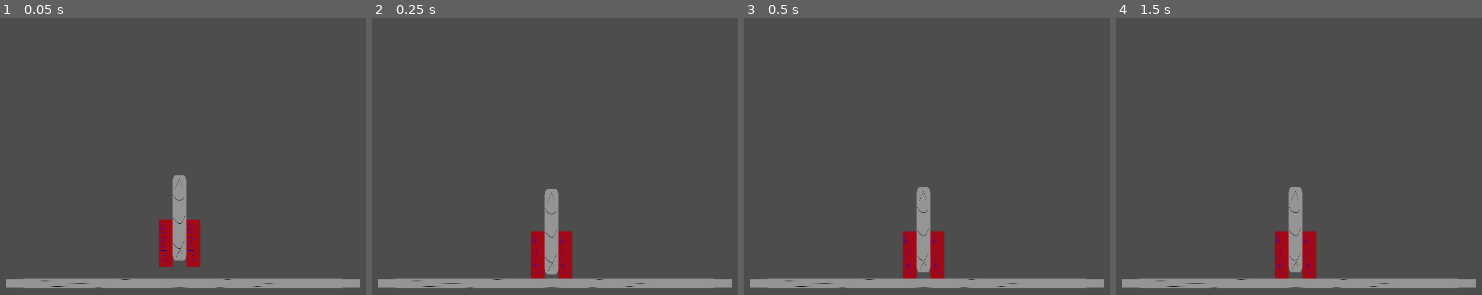
Above: before the commit, frames 1-4 (left to right).
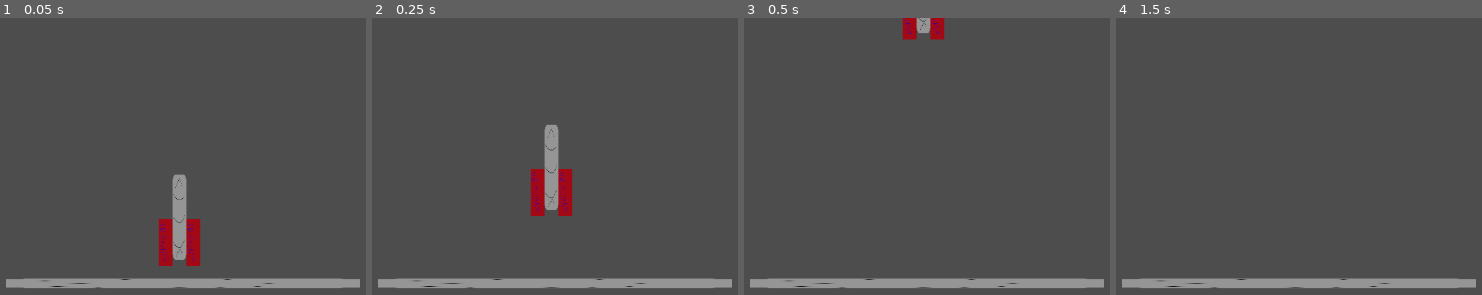
Above: after the commit, the same moments.

Repository: martin-danhier/to-the-moon
Game: Godot game, scene res://exploration.tscn
Two runs of this game, one before a commit and one after it. Both use one fixed random seed, a clock stepped at 60 frames per second and the inputs below.
Inputs:
- Up to frame 1 (0.05 s): no input
- Up to frame 2 (0.25 s): no input
- Up to frame 3 (0.5 s): no input
- Up to frame 4 (1.5 s): tap Enter at 1.25 s

The runs differ from the first frame. In frame 1, 0.3% of the frame differs, in the area x 43-55%, y 56-90%; in frame 2, 4.4%, in the area x 43-55%, y 38-95%; in frame 3, 3.2%; in frame 4, 2.5%.

Commit message:
THE ROCKET IS MOVING

Diff:
--- /dev/null
+++ b/RocketCrontroller.gd
@@ -0,0 +1,17 @@
+extends Node2D
+
+var thruster_left : RigidBody2D
+var thruster_right : RigidBody2D
+var body : RigidBody2D
+
+func _ready() -> void:
+	thruster_left = self.get_node("thruster_left")
+	thruster_right = self.get_node("thruster_right")
+	body = self.get_node("body_0")
+
+func _process(delta: float) -> void:
+	var impulse = Vector2.UP * 100.0;
+	print(body.transform.get_rotation())
+	impulse = impulse.rotated(body.transform.get_rotation())
+	thruster_left.apply_impulse(impulse)
+	thruster_right.apply_impulse(impulse)
--- a/exploration.tscn
+++ b/exploration.tscn
@@ -1,5 +1,6 @@
-[gd_scene load_steps=7 format=3 uid="uid://b7qc0gwls2n0v"]
+[gd_scene load_steps=8 format=3 uid="uid://b7qc0gwls2n0v"]
 
+[ext_resource type="Script" uid="uid://jhp1evdhvaie" path="res://RocketCrontroller.gd" id="1_tut6i"]
 [ext_resource type="Texture2D" uid="uid://chpld2yyt3kgh" path="res://assets/thruster.png" id="1_wjony"]
 [ext_resource type="Texture2D" uid="uid://db4swb5w3qhwr" path="res://assets/body.png" id="2_1yu1n"]
 
@@ -18,6 +19,7 @@
 [node name="exploration" type="Node2D"]
 
 [node name="Rocket" type="Node2D" parent="."]
+script = ExtResource("1_tut6i")
 
 [node name="thruster_left" type="RigidBody2D" parent="Rocket"]
 position = Vector2(-20, 0)
Not shown, added: RocketCrontroller.gd.uid
Not shown, added: .editorconfig
Not shown, added: .gitattributes
Not shown, added: .gitignore
